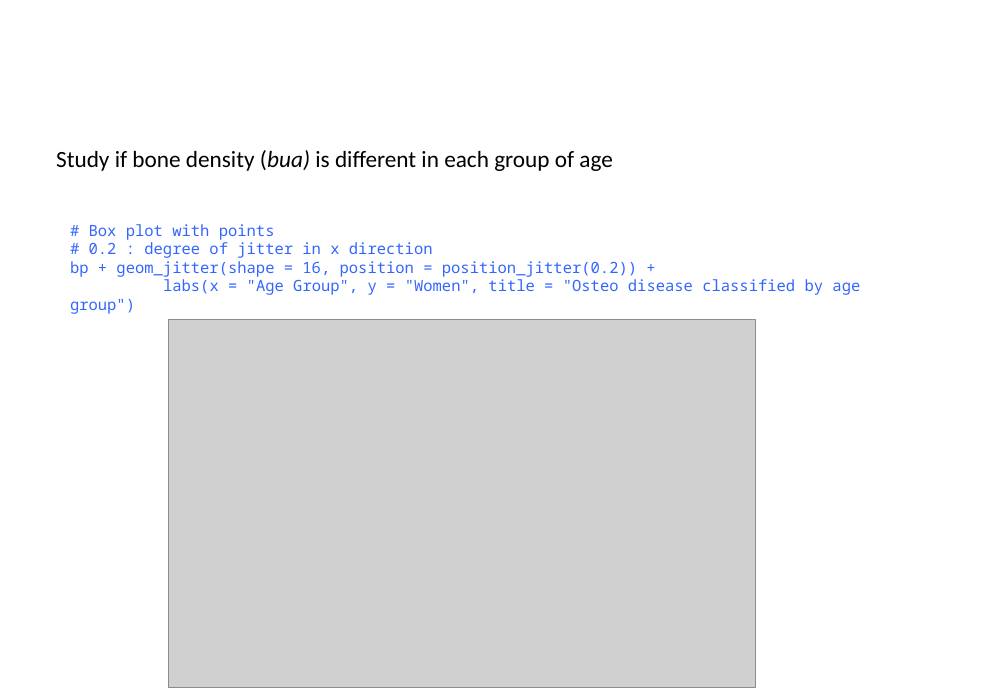
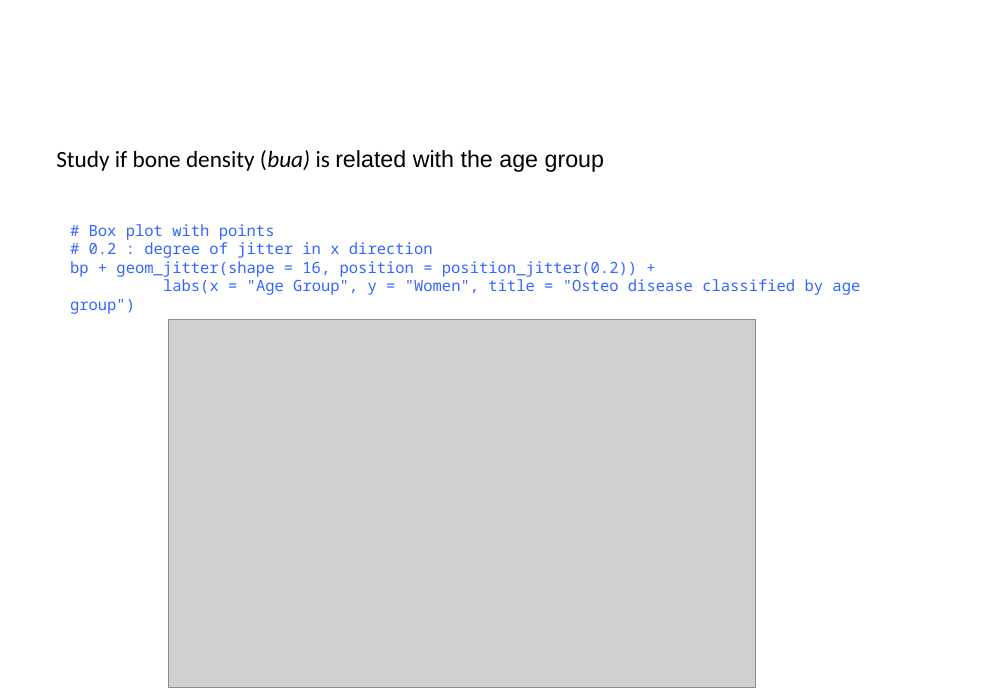
Before and after one commit to uebvhir/Course2020_Statistical-Analysis-with-R, a slide deck: slide 45 of Slides/StatisticsWithR-3-Exploratory_Analysis_II_And_Graphics.pptx. Drawn at 1008x698 pixels with LibreOffice and Linux fonts; fonts in the diff are those of the drawing; grey boxes stand for pictures; background and template pictures are left out. Boxes give left, top, right and bottom in pixels: in the first picture for what was removed or moved away, otherwise in the second. Text is boxed around its words. In the diff, an @@ line names an element or a change of style, - is before the commit and + after.

```diff
--- a/Slides/StatisticsWithR-3-Exploratory_Analysis_II_And_Graphics.pptx
+++ b/Slides/StatisticsWithR-3-Exploratory_Analysis_II_And_Graphics.pptx
@@ text at bbox=[56, 150, 604, 172]: text changed @@
-Study if bone density (bua) is different in each group of age
+Study if bone density (bua) is related with the age group
```
Also in this commit, not shown: 6 other slides changed, 14 other files.
